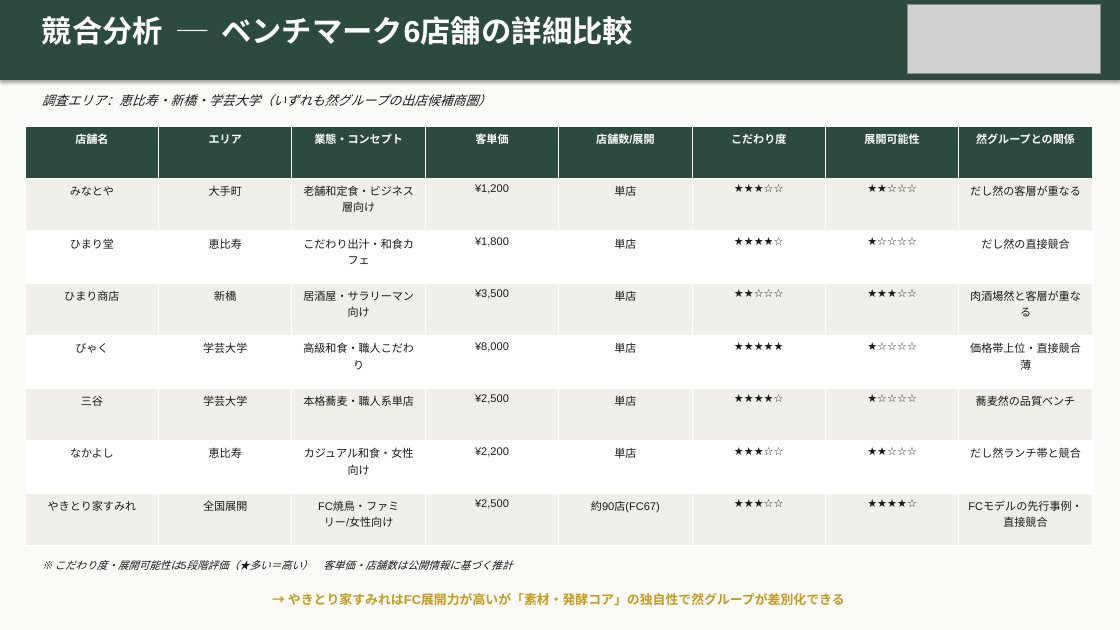
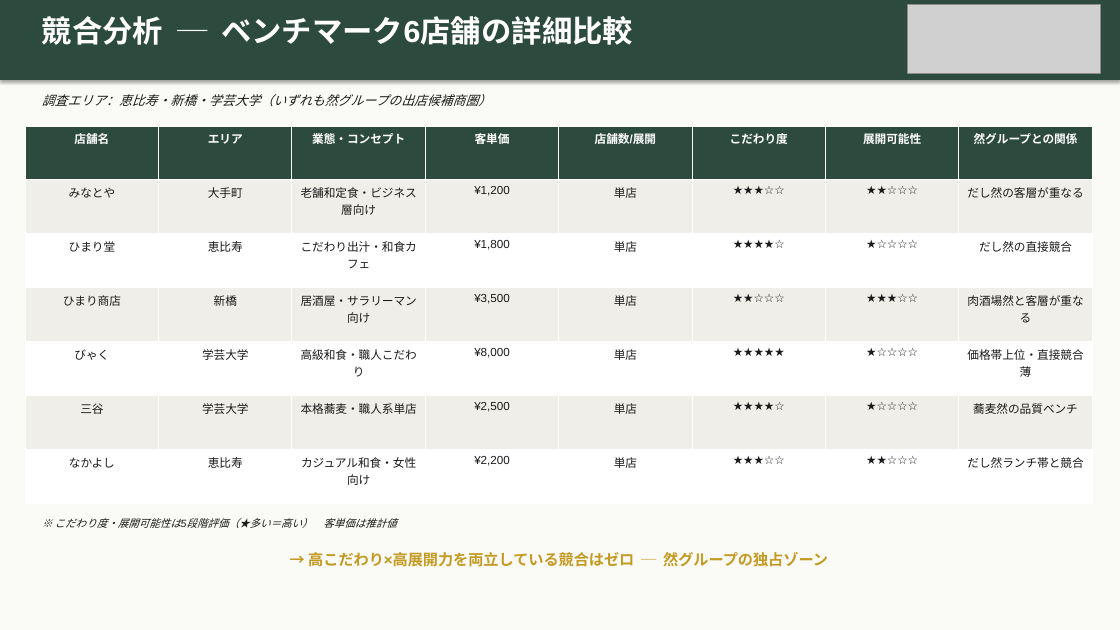
Before and after one commit to hunkotusaisinryo-lab/test-repo, a slide deck: slide 9 of zen/07_融資・投資家資料/然グループ_統合ピッチデッキ_強化版.pptx. Drawn at 1120x630 pixels with LibreOffice and Linux fonts; fonts in the diff are those of the drawing; grey boxes stand for pictures. Boxes give left, top, right and bottom in pixels: in the first picture for what was removed or moved away, otherwise in the second. Text is boxed around its words. In the diff, an @@ line names an element or a change of style, - is before the commit and + after.

```diff
--- a/zen/07_融資・投資家資料/然グループ_統合ピッチデッキ_強化版.pptx
+++ b/zen/07_融資・投資家資料/然グループ_統合ピッチデッキ_強化版.pptx
@@ table at (25, 126, 1094, 504) @@
-row 8: やきとり家すみれ | 全国展開 | FC焼鳥・ファミリー/女性向け | ¥2,500 | 約90店(FC67) | ★★★☆☆ | ★★★★☆ | FCモデルの先行事例・直接競合
@@ text at (55, 518, 397, 528): text changed @@
-※ こだわり度・展開可能性は5段階評価（★多い＝高い） 客単価・店舗数は公開情報に基づく推計
+※ こだわり度・展開可能性は5段階評価（★多い＝高い） 客単価は推計値
@@ text at (308, 552, 828, 567): text changed; size 11 to 13 pt @@
-→ やきとり家すみれはFC展開力が高いが「素材・発酵コア」の独自性で然グループが差別化できる
+→ 高こだわり×高展開力を両立している競合はゼロ ─ 然グループの独占ゾーン
```
Also in this commit, not shown: 2 other slides changed, 1 other file.
